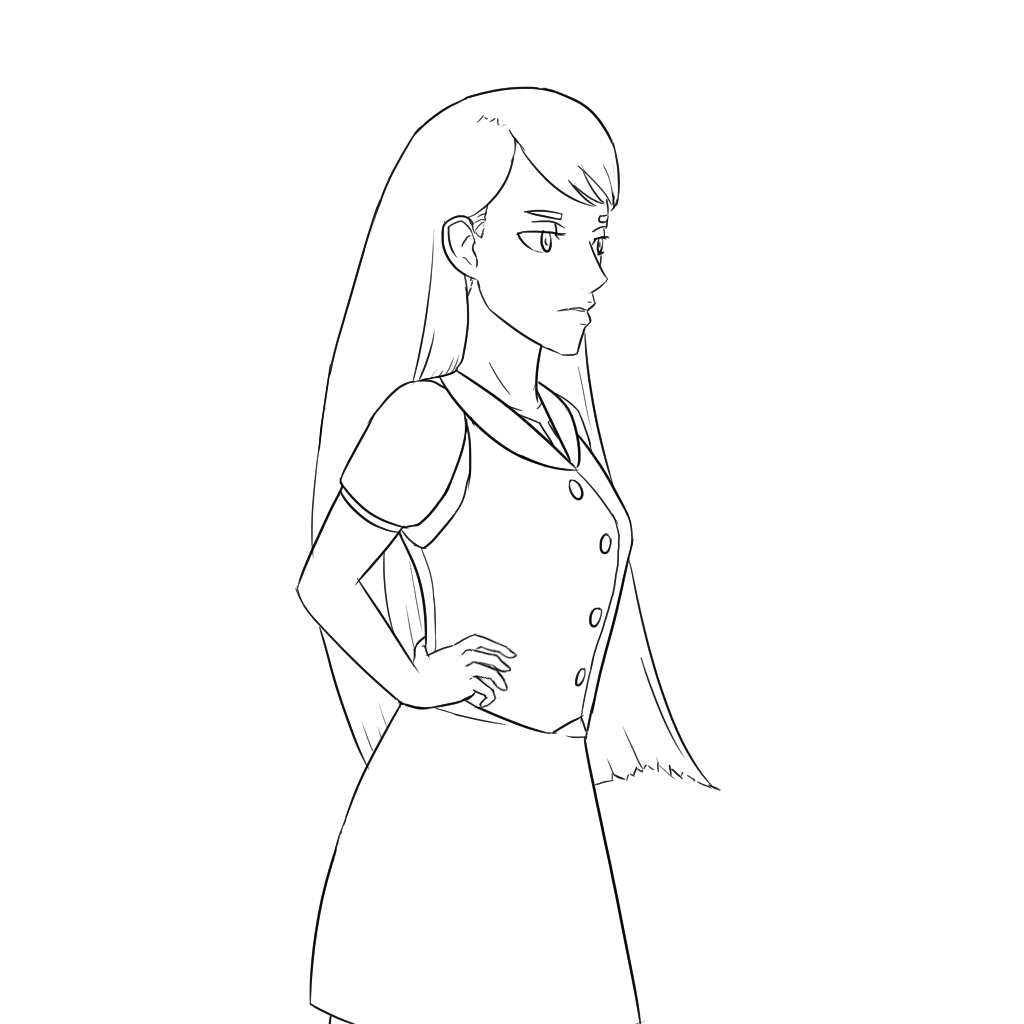
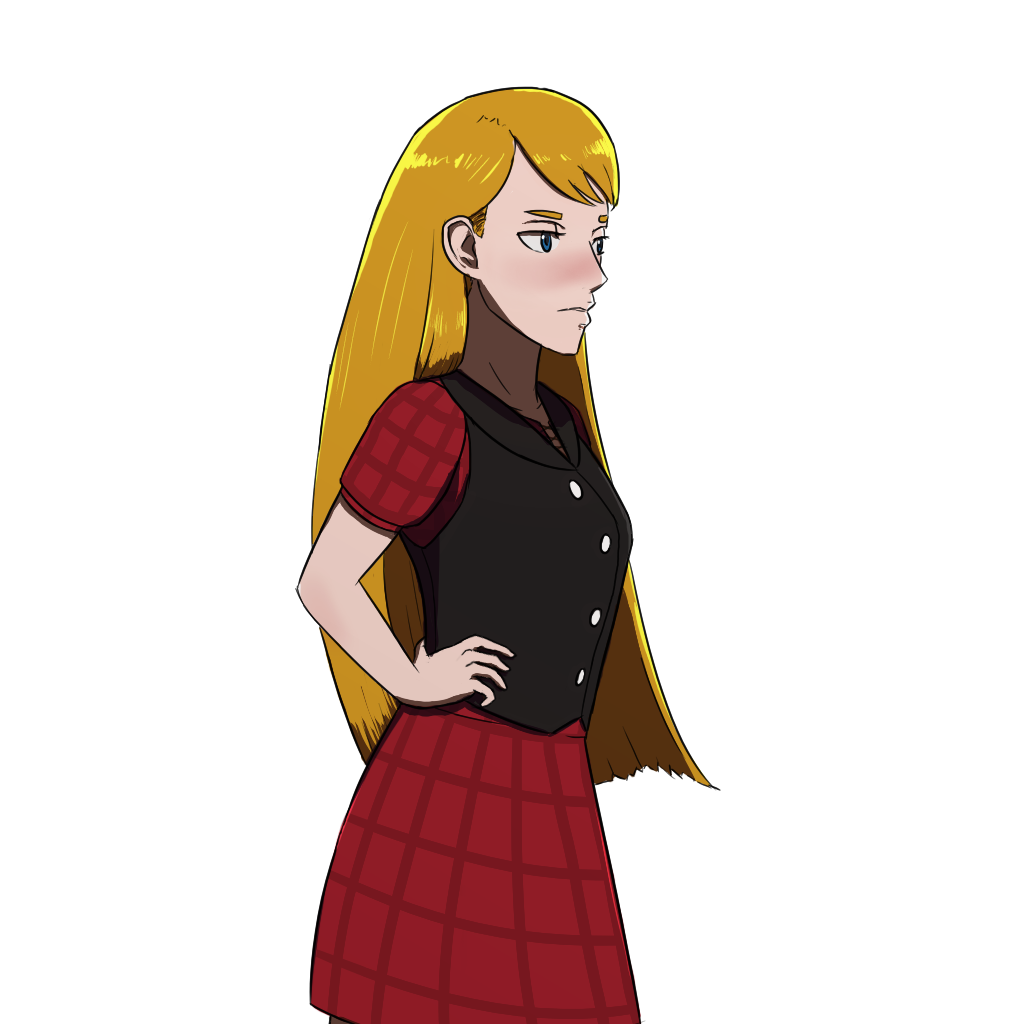
The second 1024×1024 image is a revision of the first. Changes to its layers:
added layer "highlight" in group "Character" over [541, 235, 600, 245]
painted on "line" over [308, 549, 360, 586]
added group "colors" with 7 layers in group "Character" over [298, 89, 711, 1024]
moved "gradient" into group "colors" over [298, 89, 711, 1024]
moved "lights" into group "colors", painted on it over [298, 89, 711, 1024]
"shade 2": opacity 75% → 74%, moved it into group "colors", painted on it over [299, 369, 711, 1024]
added layer "shade 1" (darken, 75%) in group "colors" over [318, 135, 703, 1024]
added layer "lace" in group "colors" over [537, 419, 571, 450]
added layer "detail" in group "colors" over [298, 89, 711, 1024]
added layer "base colors" in group "colors" over [298, 89, 711, 1024]
